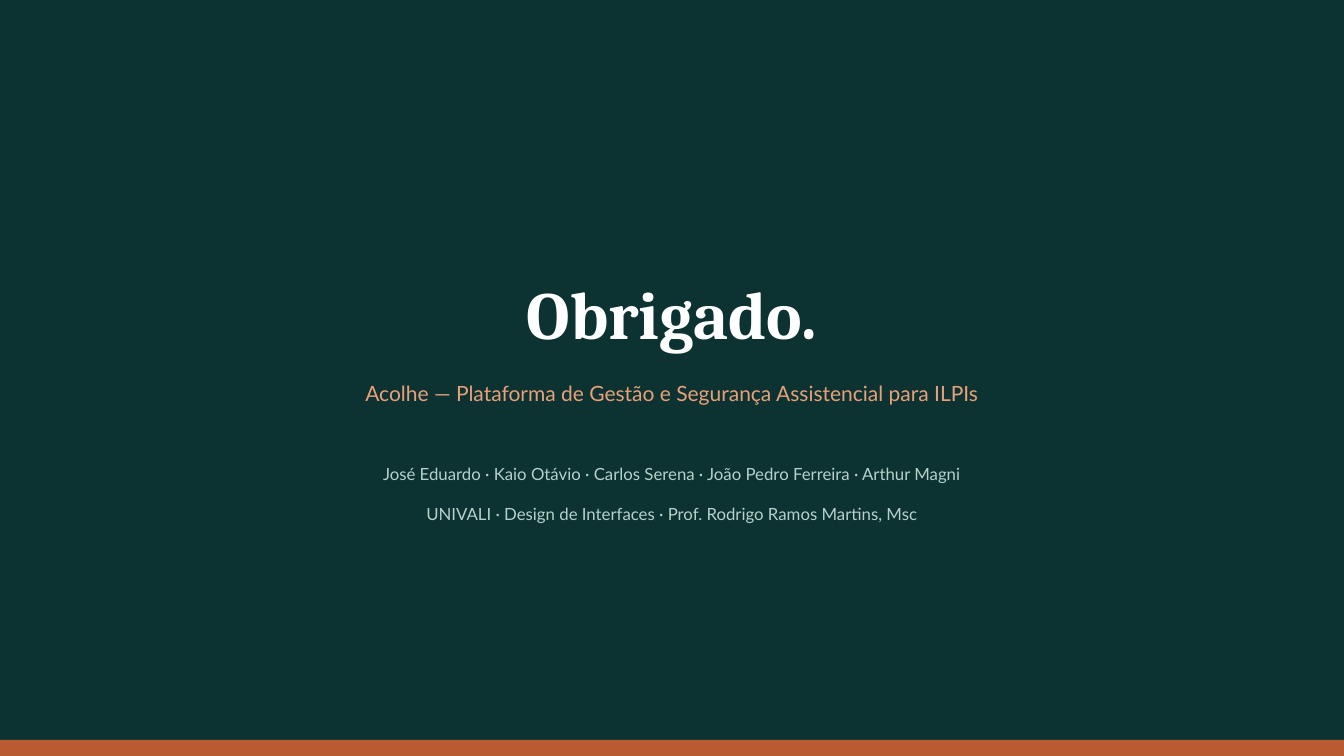
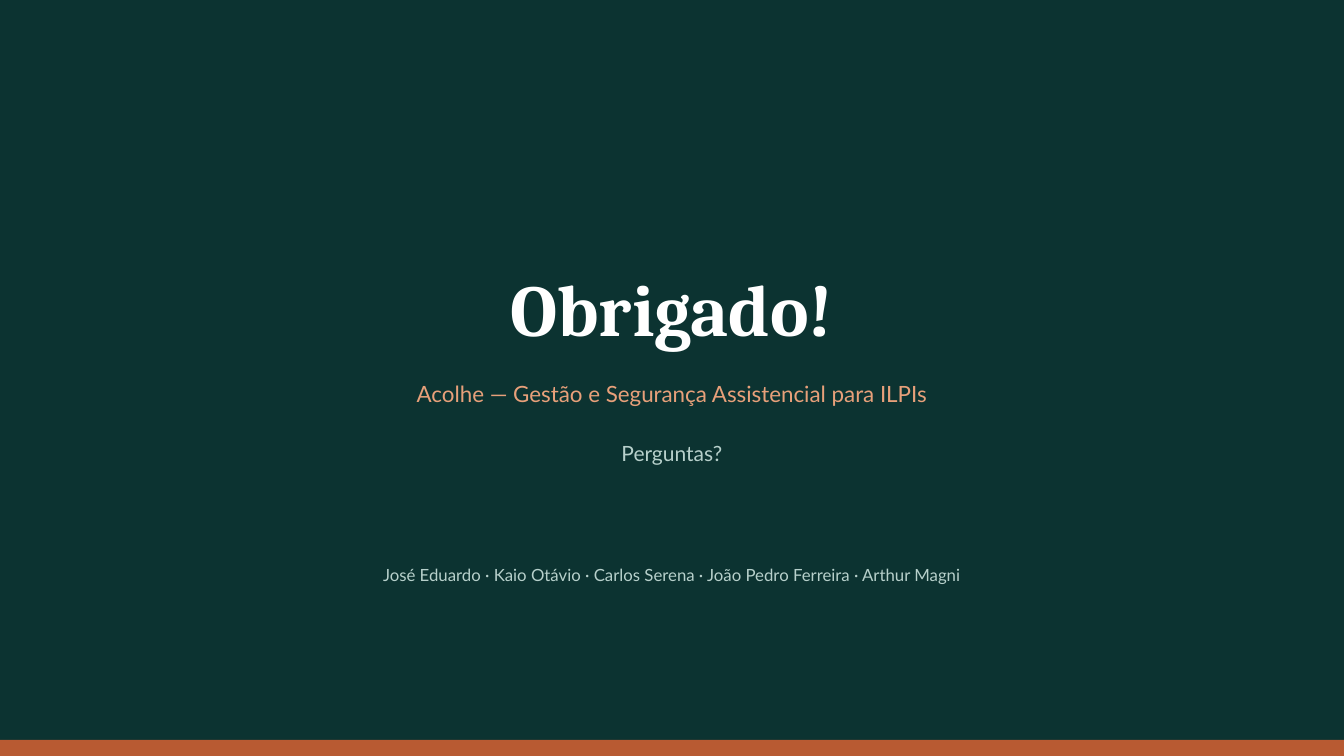
Before and after one commit to jbr121/acolhe-ilpi, a slide deck: slide 20 of apresentacao/Acolhe-Apresentacao-M3.pptx (slide 19 before the commit). Drawn at 1344x756 pixels with LibreOffice and Linux fonts; fonts in the diff are those of the drawing. Boxes give left, top, right and bottom in pixels: in the first picture for what was removed or moved away, otherwise in the second. Text is boxed around its words. In the diff, an @@ line names an element or a change of style, - is before the commit and + after.

```diff
--- a/apresentacao/Acolhe-Apresentacao-M3.pptx
+++ b/apresentacao/Acolhe-Apresentacao-M3.pptx
@@ text at bbox=[511, 285, 834, 352]: text changed; size 48 to 52 pt @@
-Obrigado.
+Obrigado!
@@ text at bbox=[417, 385, 927, 406]: text changed; size 15 to 16 pt @@
-Acolhe — Plataforma de Gestão e Segurança Assistencial para ILPIs
+Acolhe — Gestão e Segurança Assistencial para ILPIs
@@ text added at bbox=[621, 446, 722, 465], 15 pt, text #B7D0CB @@
+Perguntas?
@@ text removed at bbox=[426, 507, 917, 523] @@
-UNIVALI · Design de Interfaces · Prof. Rodrigo Ramos Martins, Msc
@@ text "José Eduardo · Kaio Otávio ...": place and size @@
-text "José Eduardo · Kaio Otávio ..." at bbox=[383, 467, 960, 483]
+text "José Eduardo · Kaio Otávio ..." at bbox=[383, 568, 960, 584]
```
Also in this commit, not shown: 12 other slides changed, 7 slides added, 6 slides removed, 1 other file.
